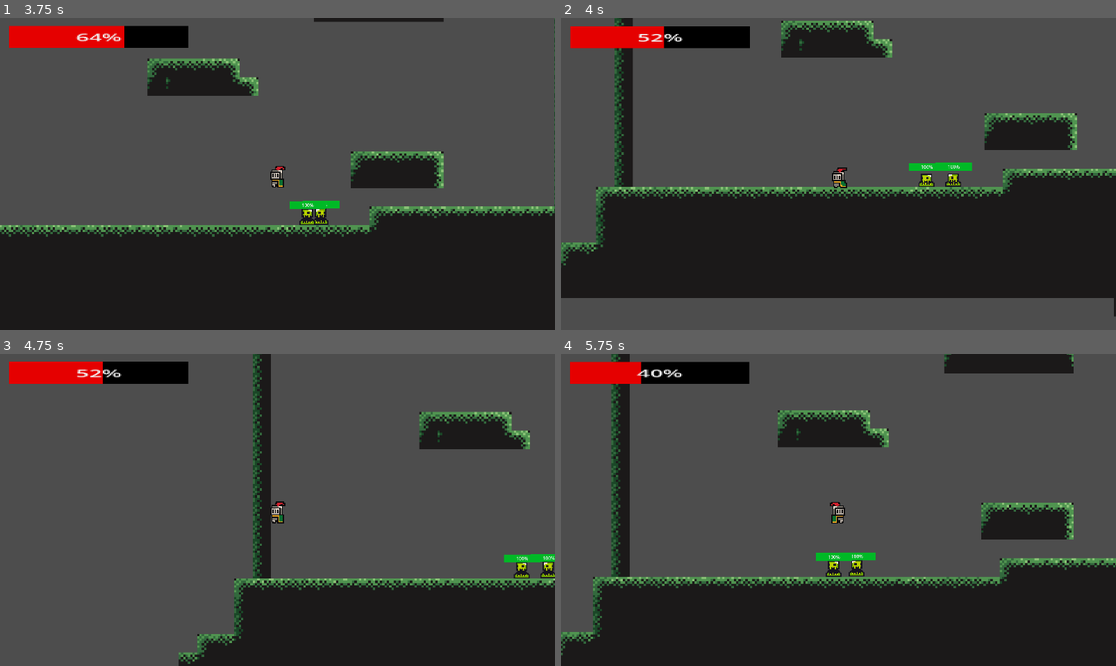
Above: before the commit, frames 1-4 (two rows, left to right).
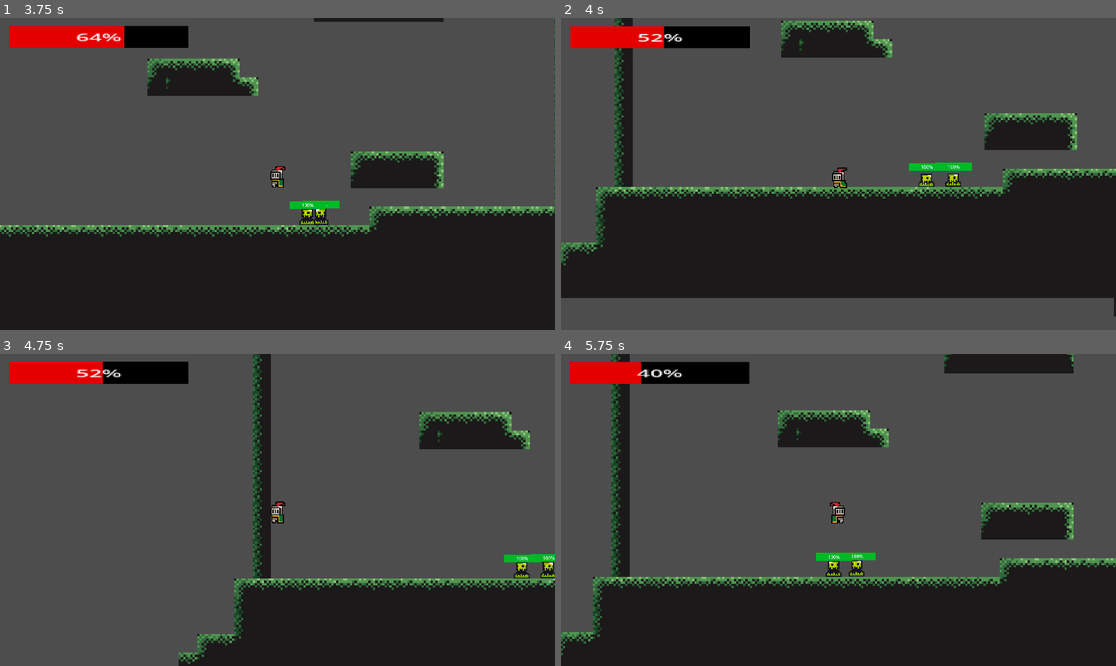
Above: after the commit, the same moments.

Repository: Realloush/Rasmuskel-inc.
Game: Godot game, scene res://scenes/MainMenu.tscn
Two runs of this game, one before a commit and one after it. Both use one fixed random seed, a clock stepped at 60 frames per second and the inputs below.
Inputs (mouse positions are in pixels of both pictures, inside the frame that each line leads up to):
- Up to frame 1 (3.75 s): click "Play" at 0.5 s; tap Enter (ui_accept) at 1.25, 1.52, 2.27 s; move the mouse to (249, 236) at 1.27 s; hold D (ui_right) 1.28-2.78 s; tap R (Heal_damage) at 1.35, 2.3, 2.85 s; click (249, 236) at 1.55 s; move the mouse to (444, 220) at 2.02 s; click (444, 220) at 2.1 s; move the mouse to (111, 127) at 2.77 s; hold A (ui_left) from 2.78 s (still down); click (111, 127) at 3.05 s; move the mouse to (305, 174) at 3.52 s; click (305, 174) at 3.6 s
- Up to frame 2 (4 s): keep holding A (ui_left); tap Enter (ui_accept) at 3.77 s; tap R (Heal_damage) at 3.8 s
- Up to frame 3 (4.75 s): keep holding A (ui_left); move the mouse to (194, 432) at 4.27 s; hold Shift (shift) from 4.28 s (still down); tap Enter (ui_accept) at 4.52 s; click (194, 432) at 4.55 s
- Up to frame 4 (5.75 s): move the mouse to (960, 494) at 5.02 s; release A (ui_left) at 5.03 s; release Shift (shift) at 5.03 s; hold D (ui_right) from 5.03 s (still down); tap R (Heal_damage) at 5.1 s; tap Enter (ui_accept) at 5.27 s

Frame 1 is identical in both runs. In frame 2, less than 0.1% of the frame differs, in the area x 69-72%, y 50-54%; in frame 3, less than 0.1%; in frame 4, less than 0.1%, in the area x 48-55%, y 66-71%.

Commit message:
bug fix

Diff:
--- a/enemy_1.gd
+++ b/enemy_1.gd
@@ -59,6 +59,13 @@
 
 func follow(delta):
 	direction = (target_position-global_position).normalized()
+	if direction.x > 0:
+		animated_sprite.flip_h = false
+	else:
+		animated_sprite.flip_h = true
+	if raycastleft.is_colliding() or raycastright.is_colliding():
+		target = null
+		state = MOVE
 
 	position.x += direction.x * speed * delta
 
@@ -66,13 +73,11 @@
 func death():
 	queue_free()
 
-
 func damage_taken(hit):
 
 
 	if hit < currenthealth:
 		currenthealth -= hit
-		print(currenthealth)
 	else:
 		currenthealth = 0
 	if currenthealth == 0:
--- a/script/player.gd
+++ b/script/player.gd
@@ -309,7 +309,6 @@
 
 func _on_dash_timeout():
 	canDash = true
-	print(canDash)
 
 func damage_taken(damage):
 	if not dashing:
